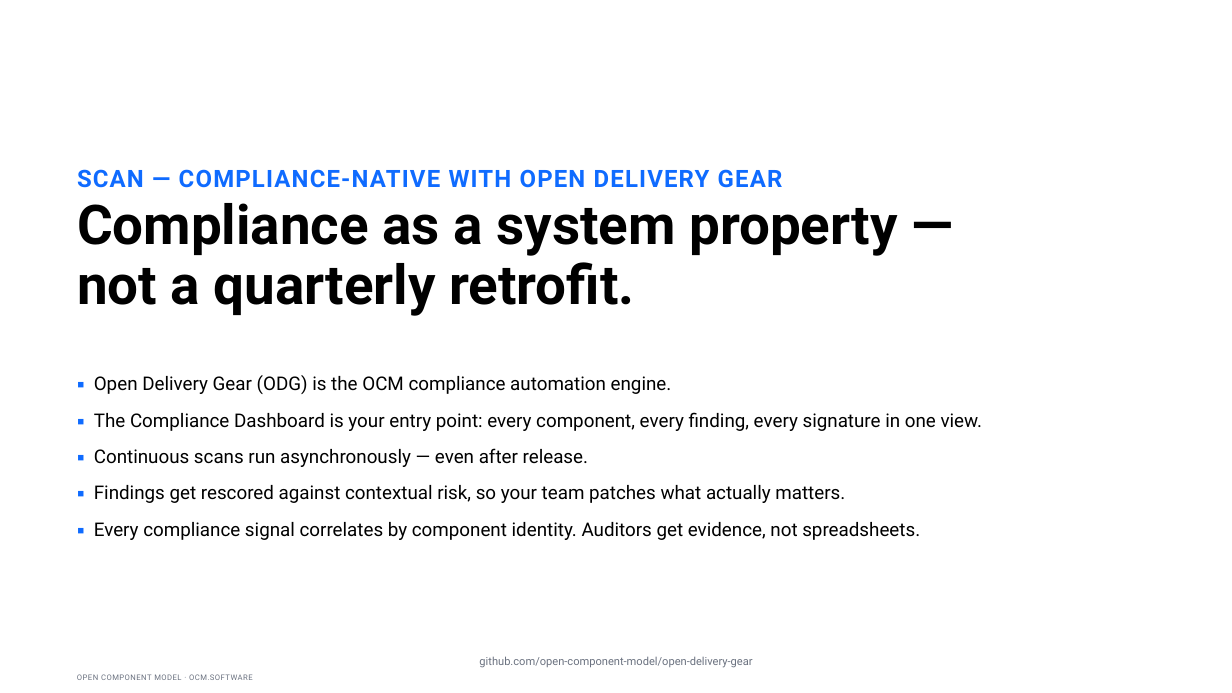
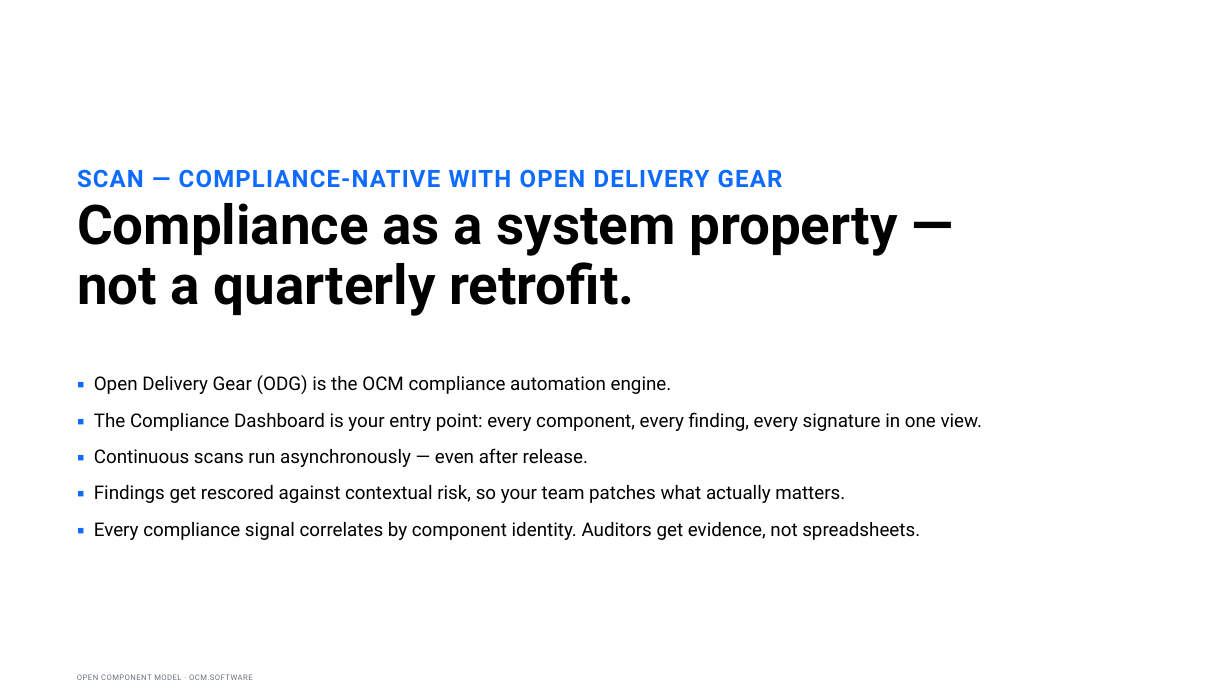
Before and after one commit to morri-son/open-component-model, a slide deck: slide 10 of docs/community/marketing/decks/exec-phase1/OCM-Sovereign-Delivery-Exec.pptx. Drawn at 1232x693 pixels with LibreOffice and Linux fonts; fonts in the diff are those of the drawing. Boxes give left, top, right and bottom in pixels: in the first picture for what was removed or moved away, otherwise in the second. Text is boxed around its words. In the diff, an @@ line names an element or a change of style, - is before the commit and + after.

```diff
--- a/docs/community/marketing/decks/exec-phase1/OCM-Sovereign-Delivery-Exec.pptx
+++ b/docs/community/marketing/decks/exec-phase1/OCM-Sovereign-Delivery-Exec.pptx
@@ text removed at box(479, 656, 752, 668) @@
-github.com/open-component-model/open-delivery-gear
```
Also in this commit, not shown: 3 other slides changed, 1 slide added, 10 other files.
